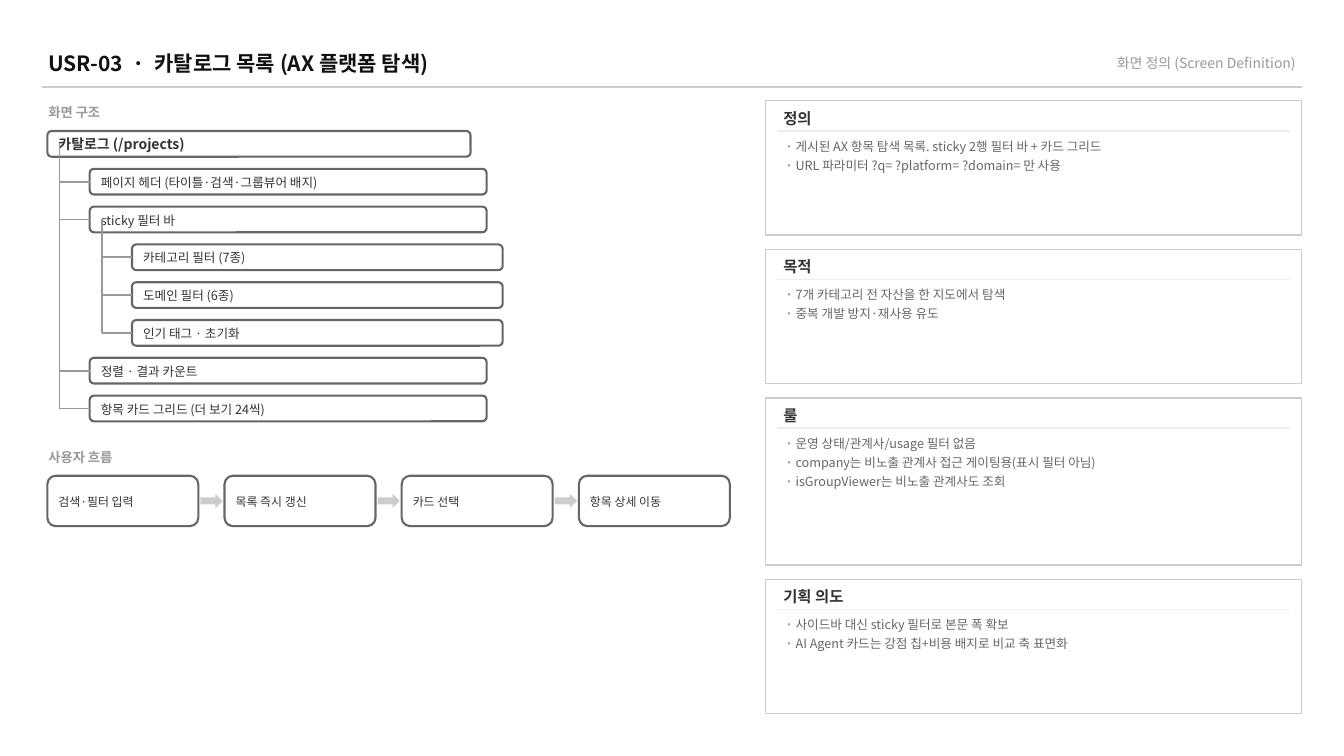
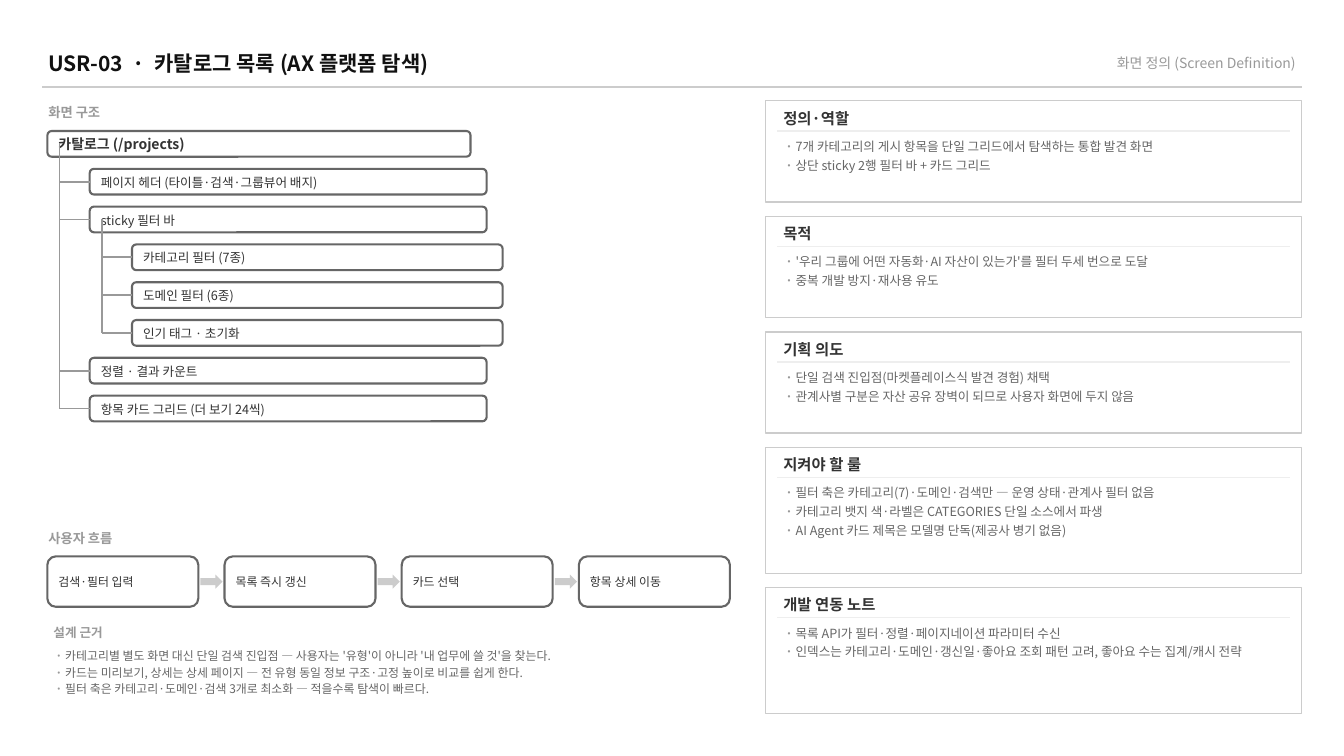
Before and after one commit to BaeNerd/Workspace, a slide deck: slide 5 of axplatform/docs/screen-specs/user-screens.pptx. Drawn at 1344x756 pixels with LibreOffice and Linux fonts; fonts in the diff are those of the drawing. Boxes give left, top, right and bottom in pixels: in the first picture for what was removed or moved away, otherwise in the second. Text is boxed around its words. In the diff, an @@ line names an element or a change of style, - is before the commit and + after.

```diff
--- a/axplatform/docs/screen-specs/user-screens.pptx
+++ b/axplatform/docs/screen-specs/user-screens.pptx
@@ rectangle: place and size @@
-rectangle at <box>765,101,1302,235</box>
+rectangle at <box>765,101,1302,203</box>
@@ text at <box>783,111,849,126</box>: text changed @@
-정의
+정의·역할
@@ text at <box>796,140,1153,173</box>: text changed @@
-· 게시된 AX 항목 탐색 목록. sticky 2행 필터 바 + 카드 그리드
-· URL 파라미터 ?q= ?platform= ?domain= 만 사용
+· 7개 카테고리의 게시 항목을 단일 그리드에서 탐색하는 통합 발견 화면
+· 상단 sticky 2행 필터 바 + 카드 그리드
@@ rectangle: place and size @@
-rectangle at <box>765,249,1302,383</box>
+rectangle at <box>765,217,1302,319</box>
@@ text "목적": place and size @@
-text "목적" at <box>783,259,811,274</box>
+text "목적" at <box>783,226,811,241</box>
@@ line moved from (777, 279) - (1290, 279) to (777, 247) - (1290, 247) @@
@@ text "· '우리 그룹에 어떤 자동화·AI ...": place and size @@
-text "· '우리 그룹에 어떤 자동화·AI ..." at <box>796,288,1005,319</box>
+text "· '우리 그룹에 어떤 자동화·AI ..." at <box>796,255,1148,286</box>
@@ text at <box>796,255,1148,267</box>: text changed @@
-· 7개 카테고리 전 자산을 한 지도에서 탐색
+· '우리 그룹에 어떤 자동화·AI 자산이 있는가'를 필터 두세 번으로 도달
@@ rectangle added at <box>765,332,1302,434</box>, fill #FFFFFF, outline #CCCCCC 1 pt @@
@@ text "기획 의도": place and size @@
-text "기획 의도" at <box>783,589,843,604</box>
+text "기획 의도" at <box>783,342,843,357</box>
@@ line added from (777, 362) to (1290, 362), #EEEEEE 1 pt @@
@@ text added at <box>796,371,1134,402</box>, 9 pt, text #666666 @@
+· 단일 검색 진입점(마켓플레이스식 발견 경험) 채택
+· 관계사별 구분은 자산 공유 장벽이 되므로 사용자 화면에 두지 않음
@@ rectangle: place and size @@
-rectangle at <box>765,398,1302,566</box>
+rectangle at <box>765,448,1302,574</box>
@@ text removed at <box>796,437,1095,489</box> @@
-· 운영 상태/관계사/usage 필터 없음
-· company는 비노출 관계사 접근 게이팅용(표시 필터 아님)
-· isGroupViewer는 비노출 관계사도 조회
@@ line moved from (777, 429) - (1290, 429) to (777, 478) - (1290, 478) @@
@@ text at <box>783,455,861,475</box>: text changed @@
-룰
+지켜야 할 룰
@@ text added at <box>796,486,1154,538</box>, 9 pt, text #666666 @@
+· 필터 축은 카테고리(7)·도메인·검색만 — 운영 상태·관계사 필터 없음
+· 카테고리 뱃지 색·라벨은 CATEGORIES 단일 소스에서 파생
+· AI Agent 카드 제목은 모델명 단독(제공사 병기 없음)
@@ 5 texts, 4 rounded rectangles, 3 right arrows: place and size @@
-5 texts, 4 rounded rectangles, 3 right arrows at <box>47,451,730,526</box>
+5 texts, 4 rounded rectangles, 3 right arrows at <box>47,532,730,607</box>
@@ rectangle: place and size @@
-rectangle at <box>765,580,1302,714</box>
+rectangle at <box>765,588,1302,714</box>
@@ text added at <box>783,597,875,612</box>, 11 pt, text #333333, bold @@
+개발 연동 노트
@@ text added at <box>53,626,103,638</box>, 9 pt, text #999999, bold @@
+설계 근거
@@ line moved from (777, 610) - (1290, 610) to (777, 618) - (1290, 618) @@
@@ text at <box>796,627,1242,658</box>: text changed @@
-· 사이드바 대신 sticky 필터로 본문 폭 확보
-· AI Agent 카드는 강점 칩+비용 배지로 비교 축 표면화
+· 목록 API가 필터·정렬·페이지네이션 파라미터 수신
+· 인덱스는 카테고리·도메인·갱신일·좋아요 조회 패턴 고려, 좋아요 수는 집계/캐시 전략
@@ text added at <box>65,650,551,694</box>, 8.5 pt, text #666666 @@
+· 카테고리별 별도 화면 대신 단일 검색 진입점 — 사용자는 '유형'이 아니라 '내 업무에 쓸 것'을 찾는다.
+· 카드는 미리보기, 상세는 상세 페이지 — 전 유형 동일 정보 구조·고정 높이로 비교를 쉽게 한다.
+· 필터 축은 카테고리·도메인·검색 3개로 최소화 — 적을수록 탐색이 빠르다.
```
Also in this commit, not shown: 22 other slides changed, 6 other files.
